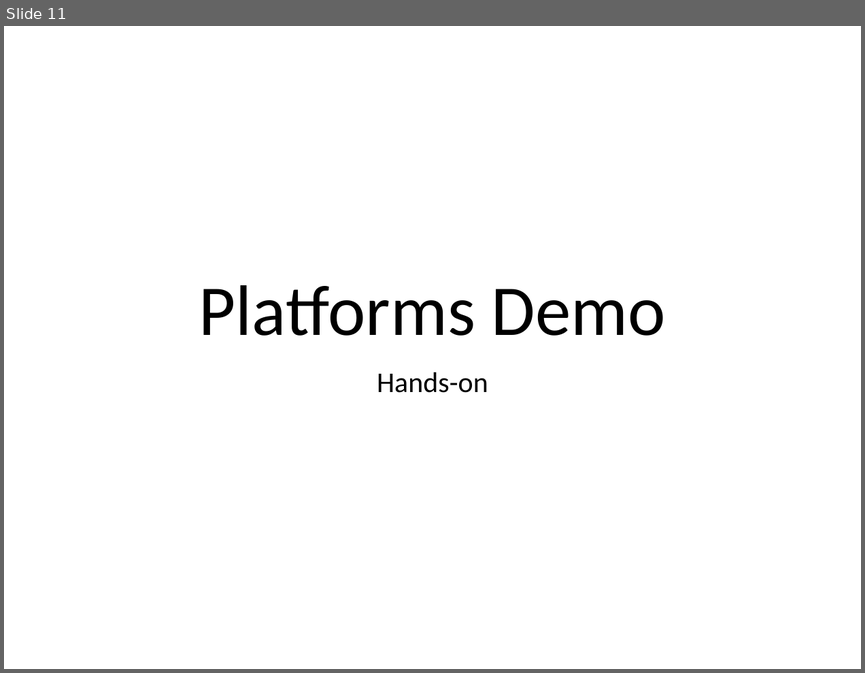
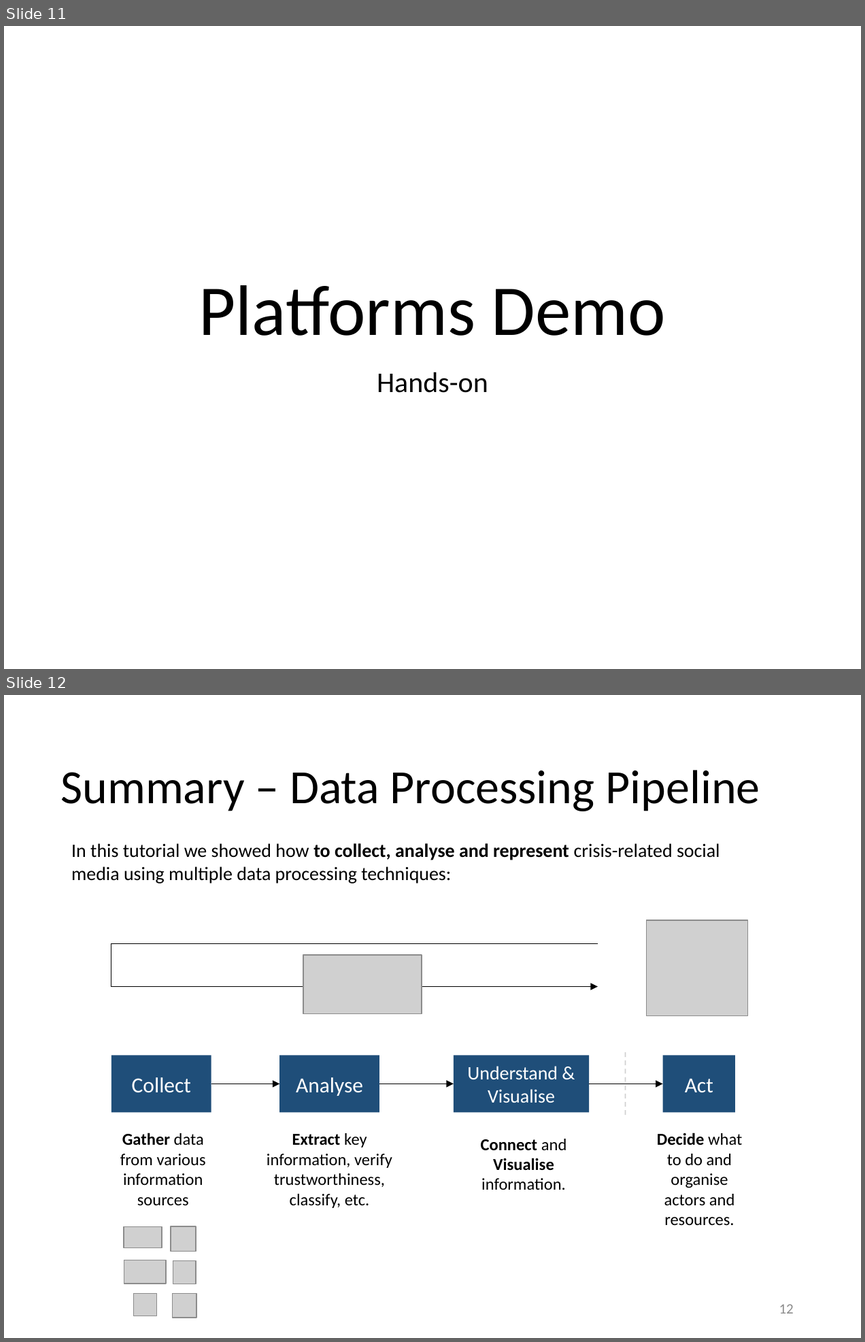
Before and after one commit to evhart/smasac-tutorial, a slide deck: slides/pptx/6-visualisation.pptx. Shown one above the other, each under a label of ours: slide 11 before the commit, slides 11 and 12 after it. The pictures are 865x673 and 865x1342 pixels, drawn with LibreOffice and Linux fonts; fonts in the diff are those of the drawing; grey boxes stand for pictures. Boxes give left, top, right and bottom in pixels: in the first picture for what was removed or moved away, otherwise in the second. Text is boxed around its words. In the diff, an @@ line names an element or a change of style, - is before the commit and + after.

Commit message:
Add summary to slides

```diff
--- a/slides/pptx/6-visualisation.pptx
+++ b/slides/pptx/6-visualisation.pptx
@@ slide 12 added at (x1=4, y1=695, x2=861, y2=1338), background #FFFFFF @@
@@ title added at (x1=60, y1=770, x2=759, y2=811), 40 pt, text #000000 @@
+Summary – Data Processing Pipeline
@@ text added at (x1=71, y1=843, x2=720, y2=883), 16 pt, text #000000 @@
+In this tutorial we showed how to collect, analyse and represent crisis-related social media using multiple data processing techniques:
@@ picture added at (x1=646, y1=920, x2=747, y2=1016) @@
@@ elbow line added from (598, 943) to (111, 986), #000000 0.5 pt @@
@@ picture added at (x1=303, y1=955, x2=422, y2=1014) @@
@@ line added from (111, 986) to (589, 986), #000000 0.5 pt @@
@@ arrow added from (524, 986) to (598, 986), #000000 1 pt @@
@@ rectangle added at (x1=111, y1=1055, x2=211, y2=1113), fill #1F4E79, 18 pt, text #FFFFFF @@
+Collect
@@ rectangle added at (x1=280, y1=1055, x2=379, y2=1113), fill #1F4E79, 18 pt, text #FFFFFF @@
+Analyse
@@ rectangle added at (x1=453, y1=1055, x2=588, y2=1113), fill #1F4E79, 16 pt, text #FFFFFF @@
+Understand & Visualise
@@ line added from (626, 1052) to (626, 1115), #808080 1 pt dashed @@
@@ rectangle added at (x1=663, y1=1055, x2=735, y2=1113), fill #1F4E79, 18 pt, text #FFFFFF @@
+Act
@@ arrow added from (211, 1084) to (280, 1084), #000000 1 pt @@
@@ arrow added from (379, 1084) to (453, 1084), #000000 1 pt @@
@@ arrow added from (589, 1084) to (663, 1084), #000000 1 pt @@
@@ text added at (x1=120, y1=1132, x2=206, y2=1206), 14 pt, text #000000 @@
+Gather data from various information sources
@@ text added at (x1=266, y1=1133, x2=392, y2=1208), 14 pt, text #000000 @@
+Extract key information, verify trustworthiness, classify, etc.
@@ text added at (x1=481, y1=1138, x2=566, y2=1189), 14 pt, text #000000, bold @@
+Connect and Visualise information.
@@ text added at (x1=657, y1=1132, x2=742, y2=1225), 14 pt, text #000000 @@
+Decide what to do and organise actors and resources.
@@ picture added at (x1=124, y1=1227, x2=162, y2=1248) @@
@@ picture added at (x1=171, y1=1226, x2=196, y2=1251) @@
@@ picture added at (x1=124, y1=1259, x2=166, y2=1283) @@
@@ picture added at (x1=173, y1=1261, x2=196, y2=1284) @@
@@ picture added at (x1=133, y1=1293, x2=156, y2=1317) @@
@@ picture added at (x1=172, y1=1293, x2=196, y2=1317) @@
@@ page number added at (x1=779, y1=1304, x2=793, y2=1313), 12 pt, text #8C8C8C @@
+12
```
Also in this commit, not shown: 5 slides changed, 3 other slides added, 1 slide removed.
